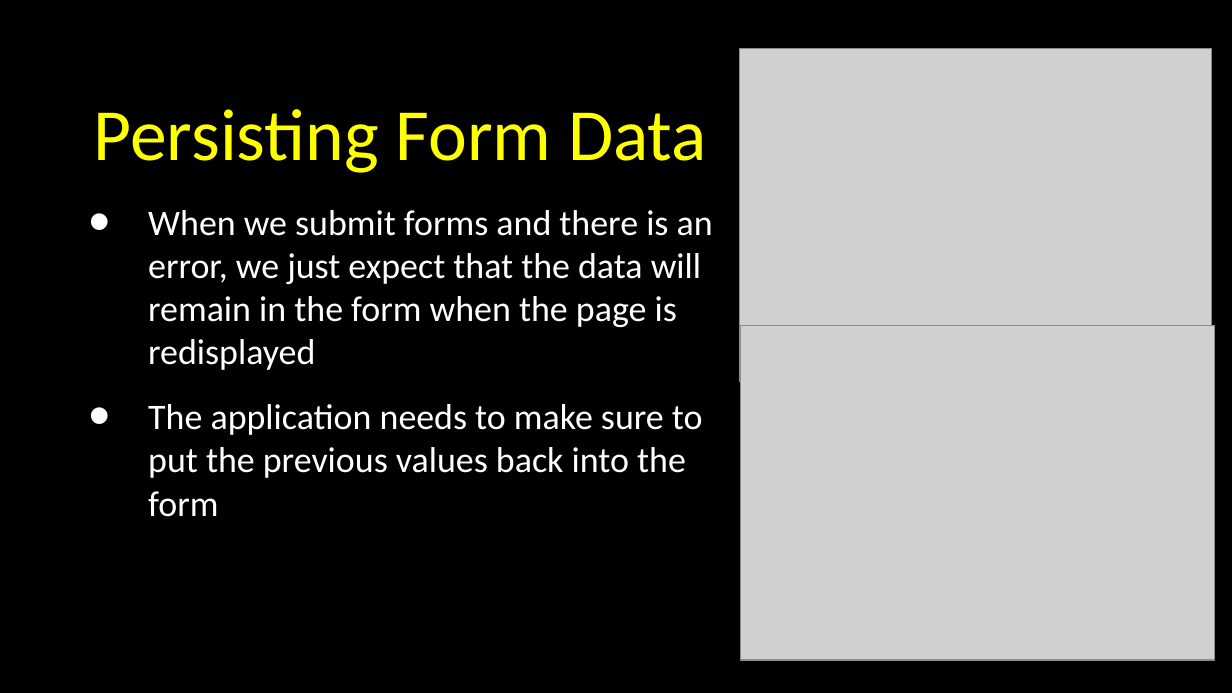
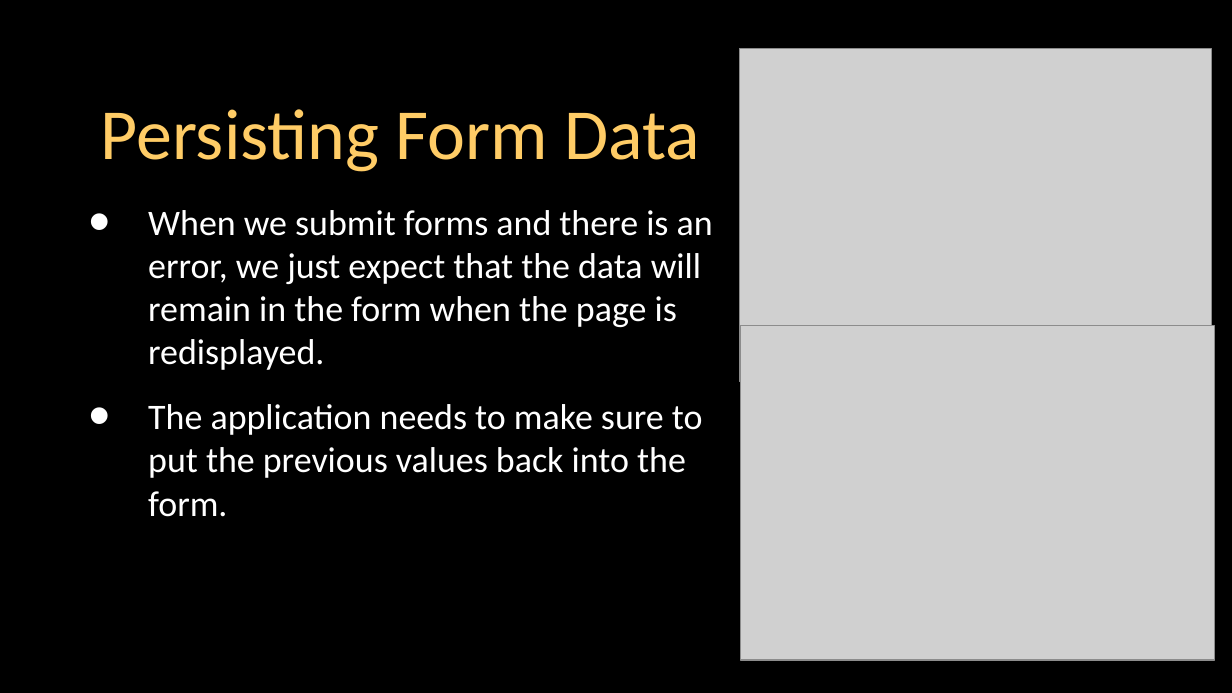
Before and after one commit to csev/wa4e, a slide deck: slide 28 of lectures/PHP-04-Forms.ppt. Drawn at 1232x693 pixels with LibreOffice and Linux fonts; fonts in the diff are those of the drawing; grey boxes stand for pictures. Boxes give left, top, right and bottom in pixels: in the first picture for what was removed or moved away, otherwise in the second. Text is boxed around its words. In the diff, an @@ line names an element or a change of style, - is before the commit and + after.

```diff
--- a/lectures/PHP-04-Forms.ppt
+++ b/lectures/PHP-04-Forms.ppt
@@ title "Persisting Form Data" at bbox=[101, 109, 700, 172]: size 43 to 42 pt, text colour #FFFF00 to #FFCC66 @@
@@ text at bbox=[148, 210, 713, 517]: text changed @@
-• When we submit forms and there is an error, we just expect that the data will remain in the form when the page is redisplayed
-• The application needs to make sure to put the previous values back into the form
+• When we submit forms and there is an error, we just expect that the data will remain in the form when the page is redisplayed.
+• The application needs to make sure to put the previous values back into the form.
```
Also in this commit, not shown: 45 other slides changed, 3 other files.
